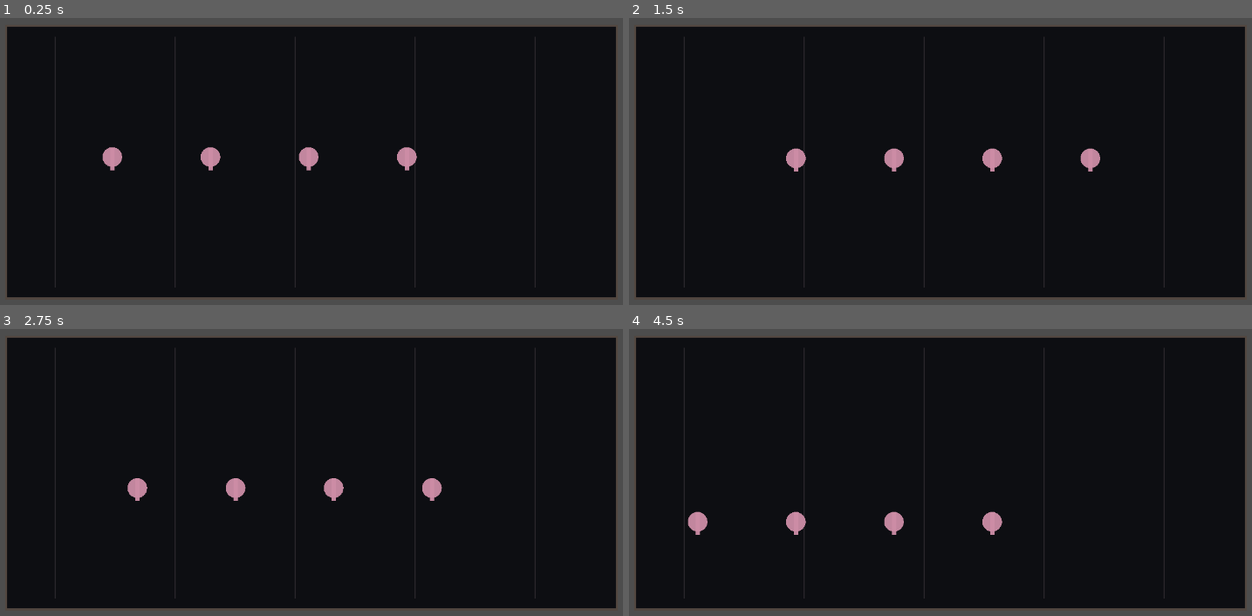
Above: before the commit, frames 1-4 (two rows, left to right).
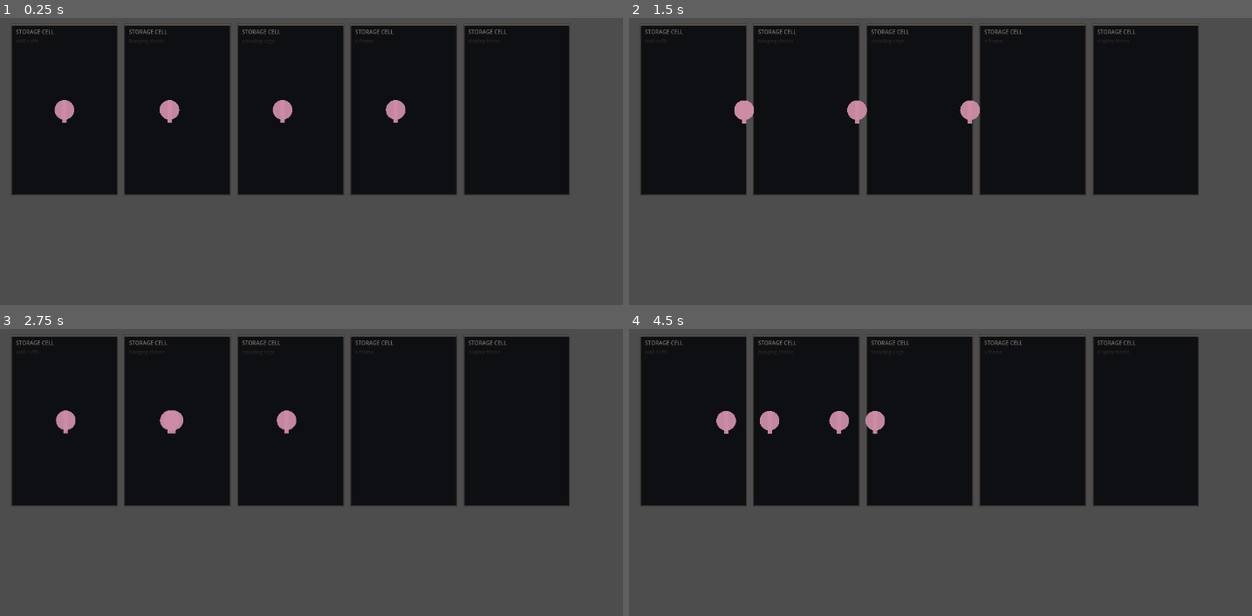
Above: after the commit, the same moments.

Repository: LeemonSun/KROLIK-Collection-Vault
Game: Godot game, scene res://main.tscn
The game is run twice, just before and just after one commit, with the same random seed, the same clock (stepped at 60 frames per second) and the same inputs.
Inputs:
- Up to frame 1 (0.25 s): no input
- Up to frame 2 (1.5 s): no input
- Up to frame 3 (2.75 s): no input
- Up to frame 4 (4.5 s): no input

The runs differ from the first frame. In frame 1, 46% of the frame differs, in the area x 1-99%, y 2-98%; in frame 2, 45%; in frame 3, 45%; in frame 4, 45%.

Commit message:
vault: render world cells from room templates

Diff:
--- a/runtime_godot/scripts/world_runtime.gd
+++ b/runtime_godot/scripts/world_runtime.gd
@@ -8,8 +8,11 @@
 var loaded_world_path := ""
 var navigation_region: NavigationRegion2D
 var social_encounters := VaultSocialEncounterManager.new()
+var room_catalog := VaultRoomCatalog.new()
 
 func _ready() -> void:
+    if not room_catalog.load_default():
+        push_error("KROLIK runtime: room catalog unavailable; room rendering will use fallback colors")
     var user_args := OS.get_cmdline_user_args()
     var requested := ""
     for arg in user_args:
@@ -20,19 +23,43 @@
     _spawn_diagnostic_world()
 
 func _spawn_diagnostic_world() -> void:
-    _build_navigation_from_rect(Rect2(80, 120, 1120, 500))
+    world_cells.clear()
+    var room_types := ["stone_cell", "chain_hall", "cage_gallery", "frame_gallery", "quarantine_lab"]
+    var fixtures := ["wall_cuffs", "hanging_chains", "standing_cage", "x_frame", "display_frame"]
+    for i in range(room_types.size()):
+        var cell_id := "demo_room_%02d" % i
+        world_cells[cell_id] = {
+            "id": cell_id,
+            "room_type": room_types[i],
+            "fixture_type": fixtures[i],
+            "rect": {"x": float(i * 610), "y": 110.0, "w": 570.0, "h": 920.0},
+        }
+    _rebuild_navigation()
     for i in range(4):
         var a := VaultCharacterAgent.new()
         add_child(a)
-        a.setup("demo_%02d" % i, Vector2(260 + i * 180, 360), {
+        var cell: Dictionary = world_cells["demo_room_%02d" % i]
+        var spawn := _cell_center(cell)
+        a.setup("demo_%02d" % i, spawn, {
             "enabled": true,
             "state": "idle",
             "profile": {"mobility":"free", "autonomy":0.8, "wander":0.75},
             "needs": {"energy":0.8, "comfort":0.7, "curiosity":0.85 - i * 0.1, "social":0.4}
         })
+        a.home_position = spawn
+        a.target_position = spawn
         agents.append(a)
+    var targets := _world_target_points()
+    for agent in agents:
+        agent.world_targets = targets
     if agents.size() > 2:
         agents[2].contained = true
+        agents[2].apply_runtime_interaction({
+            "contained": true,
+            "interaction_mode": "contained",
+            "constraint_kind": "cage",
+            "constraint_severity": 0.72,
+        })
 
 func _cell_center(cell: Dictionary) -> Vector2:
     var r: Dictionary = cell.get("rect", {})
@@ -113,9 +140,6 @@
             first = false
         else:
             bounds = bounds.merge(rect)
-    # The exported editor currently has cell rectangles but not full corridor
-    # polygons.  A padded bounds navmesh is a real NavigationServer2D path now;
-    # later exports can replace this with exact room/corridor outlines unchanged.
     bounds = bounds.grow(18.0)
     _build_navigation_from_rect(bounds)
 
@@ -129,8 +153,6 @@
     var package: Dictionary = data.get("runtime_package", {})
     var manifest_path := str(package.get("manifest", ""))
     if manifest_path.is_empty():
-        # The Python exporter returns an absolute path. If a future portable
-        # export switches to relative paths, resolve it from world.json here.
         var safe := cid.replace("·", "_")
         manifest_path = runtime_root.path_join(safe).path_join("manifest.json")
     var agent := VaultCharacterAgent.new()
@@ -176,22 +198,64 @@
     social_encounters.step(delta, agents)
     queue_redraw()
 
+func _room_rect(cell: Dictionary) -> Rect2:
+    var r: Dictionary = cell.get("rect", {})
+    return Rect2(
+        world_origin + Vector2(float(r.get("x", 0.0)), float(r.get("y", 0.0))) * world_scale,
+        Vector2(float(r.get("w", 0.0)), float(r.get("h", 0.0))) * world_scale
+    )
+
+func _draw_room_slots(rect: Rect2, room_kind: String, accent: Color) -> void:
+    if room_catalog.rooms.is_empty():
+        return
+    for raw_slot in room_catalog.placement_slots(room_kind):
+        if typeof(raw_slot) != TYPE_DICTIONARY:
+            continue
+        var slot: Dictionary = raw_slot
+        var point := rect.position + Vector2(
+            rect.size.x * clampf(float(slot.get("x", 0.5)), 0.0, 1.0),
+            rect.size.y * clampf(float(slot.get("y", 0.5)), 0.0, 1.0)
+        )
+        var role := str(slot.get("role", "character"))
+        var radius := 2.6 if role == "fixture" else 2.0
+        var marker := Color(accent.r, accent.g, accent.b, 0.28 if role == "fixture" else 0.18)
+        draw_circle(point, radius, marker)
+
 func _draw() -> void:
     if world_cells.is_empty():
         draw_rect(Rect2(80, 120, 1120, 500), Color(0.05, 0.055, 0.07, 1.0), true)
         draw_rect(Rect2(80, 120, 1120, 500), Color(0.32, 0.28, 0.25, 1.0), false, 4.0)
-        for x in range(5):
-            draw_line(Vector2(170 + x * 220, 140), Vector2(170 + x * 220, 600), Color(0.16,0.15,0.17,1), 2.0)
         return
     for cell in world_cells.values():
-        var r: Dictionary = cell.get("rect", {})
-        var rect := Rect2(
-            world_origin + Vector2(float(r.get("x", 0.0)), float(r.get("y", 0.0))) * world_scale,
-            Vector2(float(r.get("w", 0.0)), float(r.get("h", 0.0))) * world_scale
+        var rect := _room_rect(cell)
+        var room_kind := room_catalog.room_kind_for_cell(cell) if not room_catalog.rooms.is_empty() else "storage_cell"
+        var fill := room_catalog.theme_color(room_kind, "floor_rgb", Color(0.045, 0.05, 0.065, 0.94))
+        fill.a = 0.96
+        var border := room_catalog.theme_color(room_kind, "border_rgb", Color(0.22, 0.19, 0.17, 0.95))
+        border.a = 0.96
+        var accent := room_catalog.theme_color(room_kind, "accent_rgb", Color(0.58, 0.54, 0.47, 0.72))
+        accent.a = 0.72
+        draw_rect(rect, fill, true)
+        draw_rect(rect, border, false, 2.0)
+        draw_rect(Rect2(rect.position, Vector2(rect.size.x, 3.0)), Color(accent.r, accent.g, accent.b, 0.42), true)
+        _draw_room_slots(rect, room_kind, accent)
+        draw_string(
+            ThemeDB.fallback_font,
+            rect.position + Vector2(8, 18),
+            room_kind.replace("_", " ").to_upper(),
+            HORIZONTAL_ALIGNMENT_LEFT,
+            -1,
+            10,
+            Color(accent.r, accent.g, accent.b, 0.80)
         )
-        var fill := Color(0.045, 0.05, 0.065, 0.94)
-        draw_rect(rect, fill, true)
-        draw_rect(rect, Color(0.22, 0.19, 0.17, 0.95), false, 2.0)
         var fixture := str(cell.get("fixture_type", ""))
         if fixture != "":
-            draw_string(ThemeDB.fallback_font, rect.position + Vector2(8, 18), fixture, HORIZONTAL_ALIGNMENT_LEFT, -1, 11, Color(0.58,0.54,0.47,0.72))
+            draw_string(
+                ThemeDB.fallback_font,
+                rect.position + Vector2(8, 34),
+                fixture.replace("_", " "),
+                HORIZONTAL_ALIGNMENT_LEFT,
+                -1,
+                9,
+                Color(border.r, border.g, border.b, 0.72)
+            )
